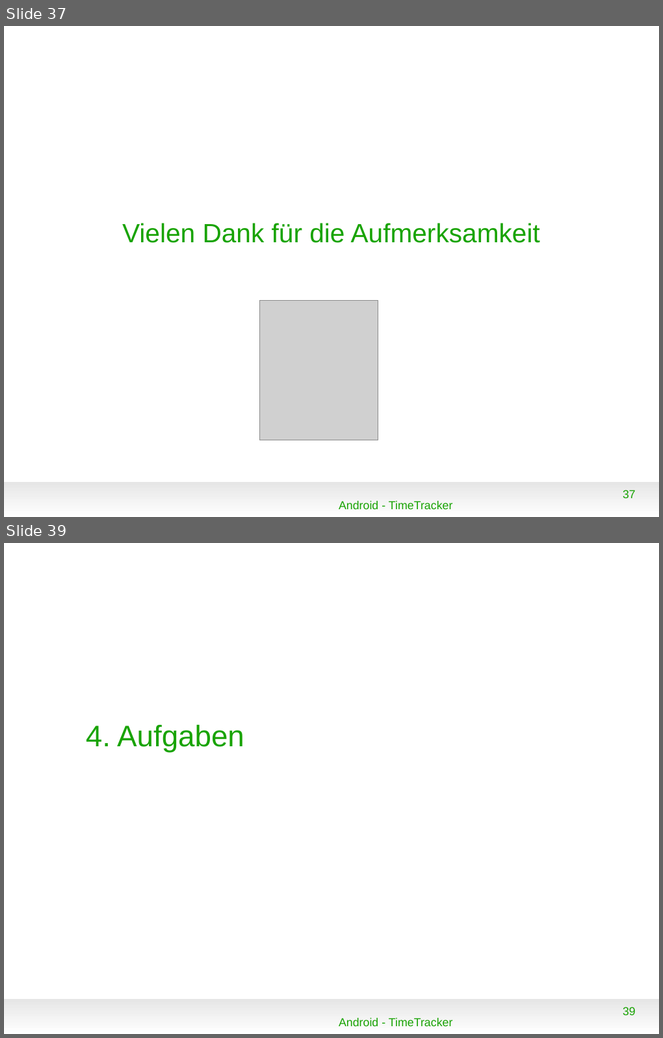
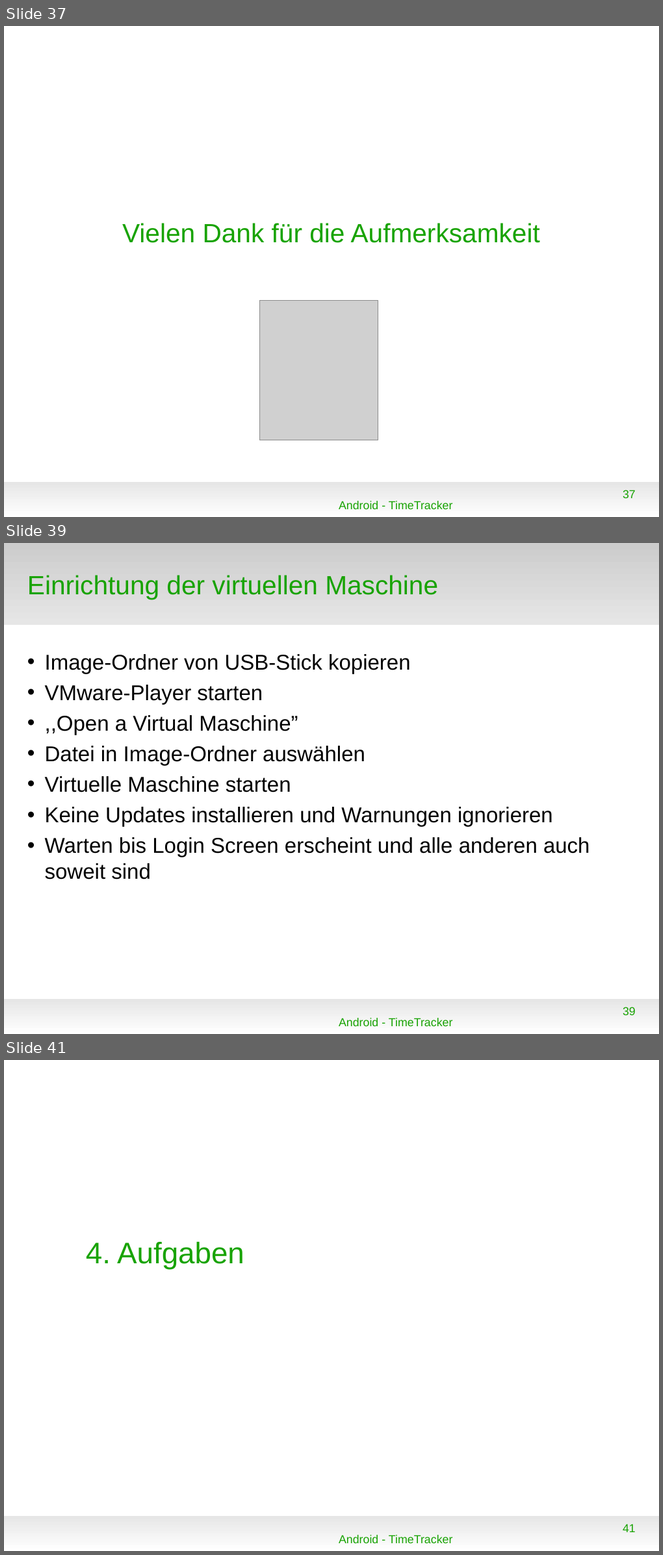
Before and after one commit to floriandrs/presentation, a slide deck: vortrag.odp. Shown one above the other, each under a label of ours: slides 37 and 39 before the commit, slides 37, 39 and 41 after it; the slides between them are not shown. The pictures are 663x1038 and 663x1555 pixels, drawn with LibreOffice and Linux fonts; fonts in the diff are those of the drawing; grey boxes stand for pictures; background and template pictures are left out. Boxes give left, top, right and bottom in pixels: in the first picture for what was removed or moved away, otherwise in the second. Text is boxed around its words. In the diff, an @@ line names an element or a change of style, - is before the commit and + after.

```diff
--- a/vortrag.odp
+++ b/vortrag.odp
@@ slide 39 added at (4, 543, 659, 1034), background #FFFFFF; not listed: 1 template element that a slide beside it also shows @@
@@ rectangle added at (4, 543, 659, 625), fill gradient #CCCCCC to #E6E6E6 @@
@@ title added at (27, 575, 438, 599), 32 pt, text #18A303 @@
+Einrichtung der virtuellen Maschine
@@ text added at (45, 654, 590, 880), 26 pt, text #000000 @@
+• Image-Ordner von USB-Stick kopieren
+• VMware-Player starten
+• ,,Open a Virtual Maschine”
+• Datei in Image-Ordner auswählen
+• Virtuelle Maschine starten
+• Keine Updates installieren und Warnungen ignorieren
+• Warten bis Login Screen erscheint und alle anderen auch soweit sind
@@ page number added at (623, 1007, 636, 1016), 14 pt, text #18A303 @@
+39
@@ text added at (339, 1018, 453, 1027), 14 pt, text #18A303 @@
+Android - TimeTracker
@@ what was slide 39 is now slide 41 @@
@@ page number at (623, 1524, 636, 1533): text changed @@
-39
+41
```
Also in this commit, not shown: 1 slide changed, 1 other slide added, 4 other files.
